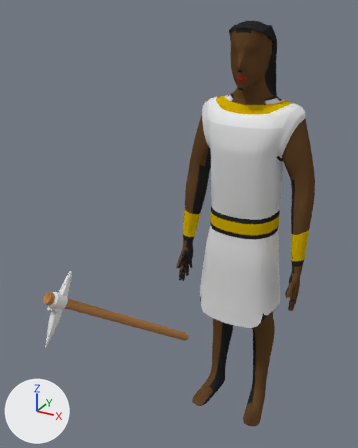
The Blender file RTS Dev Project/Assets/Models/Characters/egipcians/egyptians_civilian.blend: old version first, new version second.
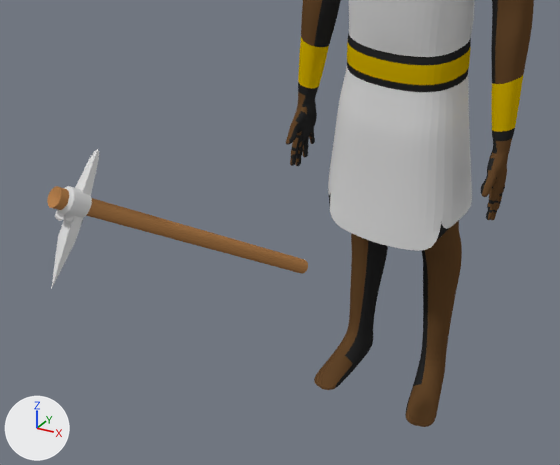
Old and new are each drawn whole from a 50 mm camera at (2.18, -5.7, 5.67) aimed at (-0.38, -1.05, 3.34) and again close up on the part from 5% to 92% of the width and 42% to 100% of the height. Every picture has the same lights, and +X, +Y and +Z are marked at lower left.

Objects in the first close-up: 'Circle', 'human'.
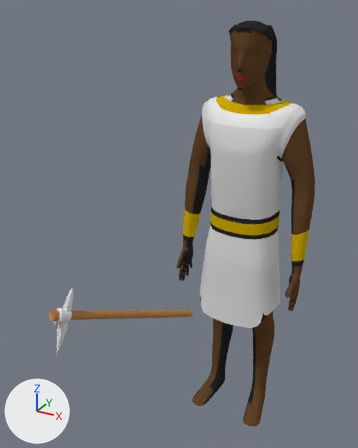
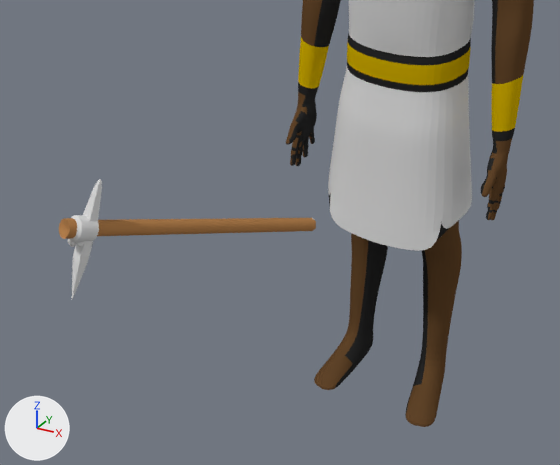
Commit message: Fixed egyptian civilian problems

The change, as a diff of the scene's bpy script:
```diff
--- a/RTS Dev Project/Assets/Models/Characters/egipcians/egyptians_civilian.blend.py
+++ b/RTS Dev Project/Assets/Models/Characters/egipcians/egyptians_civilian.blend.py
@@ ob_circle @@
 ob_circle = bpy.data.objects.new('Circle', me_circle)
-ob_circle.location = (-0.895, -2.741, 3.105)
-ob_circle.rotation_euler = (0.313, 2.231, 1.559)  # degrees (18, 128, 89)
+ob_circle.location = (-1.124, -2.475, 2.672)
+ob_circle.rotation_euler = (0.0964, 1.968, 1.307)  # degrees (5.5, 113, 75)
 ob_circle.scale = (0.148, 0.148, 0.148)
```

Boxes (x1, y1, x2, y2) around the edits, measured in the close-ups (560 x 465 px):
'Circle', moved, turned: before (47, 149, 308, 289); after (59, 179, 316, 299)
